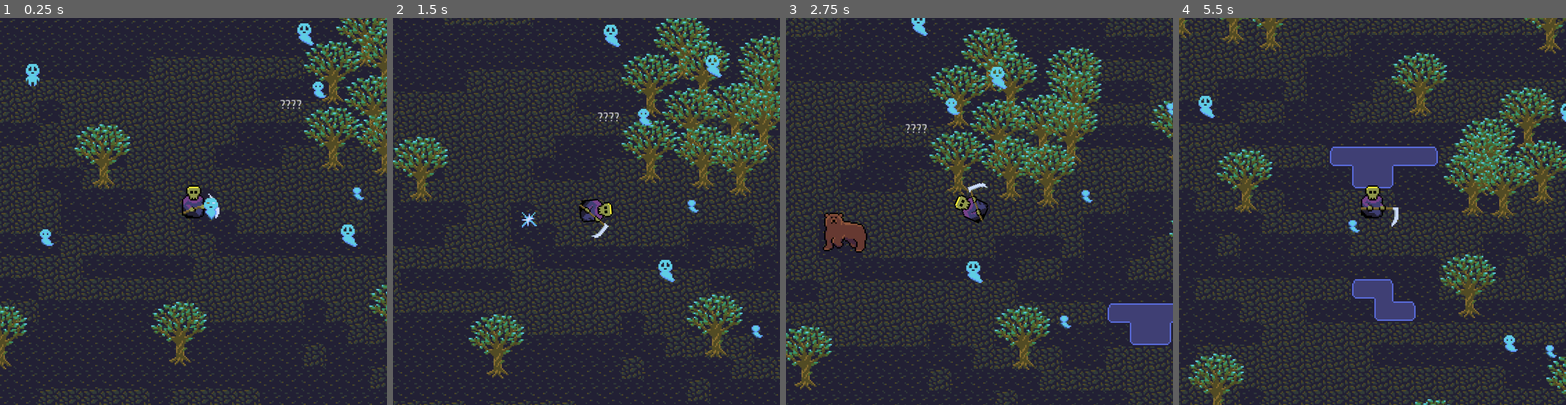
Above: before the commit, frames 1-4 (left to right).
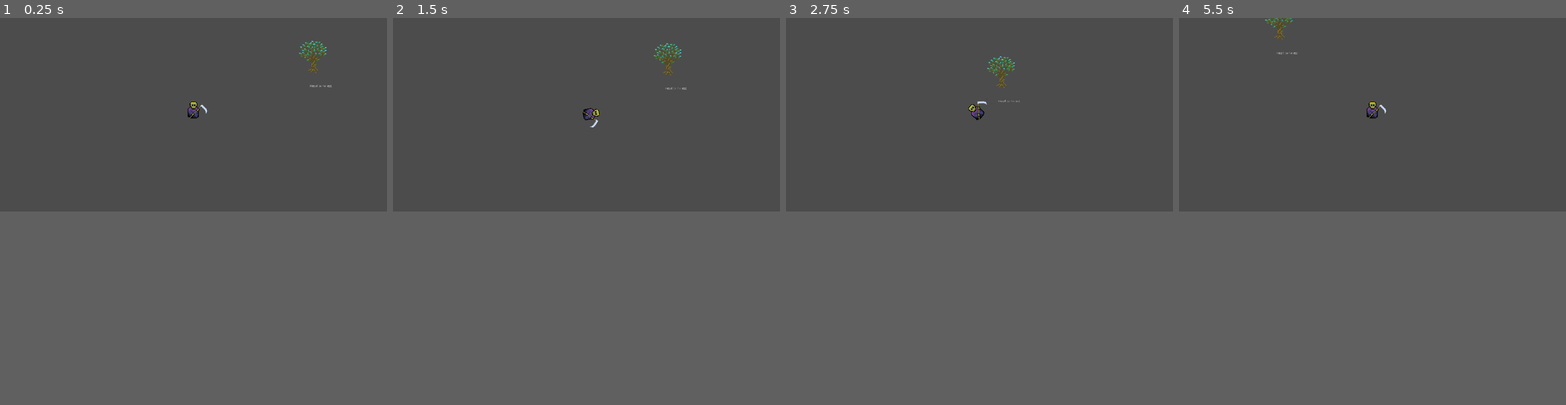
Above: after the commit, the same moments.

Repository: Tinsuit/GrimHarvester
Game: Godot game, scene res://World.tscn
Same seed, same stepped clock (60 frames per second), same inputs: the game is played once before the commit and once after it. Before the commit the project starts from res://Forest.tscn.
Inputs (mouse positions are in pixels of both pictures, inside the frame that each line leads up to):
- Up to frame 1 (0.25 s): no input
- Up to frame 2 (1.5 s): move the mouse to (671, 192) at 0.52 s; click (671, 192) at 0.67 s; drag from (509, 230) to (756, 339) at 1.27 s
- Up to frame 3 (2.75 s): move the mouse to (1018, 126) at 2.02 s; click (1018, 126) at 2.17 s
- Up to frame 4 (5.5 s): drag from (1353, 288) to (1457, 319) at 2.77 s; move the mouse to (1488, 269) at 3.52 s; click (1488, 269) at 3.67 s; drag from (1256, 153) to (1411, 254) at 4.27 s; move the mouse to (1391, 211) at 5.02 s; click (1391, 211) at 5.17 s
The window is 800x800 before the commit and 800x400 after it. Grey fills any space a smaller window leaves; there, only what the larger window draws over its background counts as a difference.

The runs differ from the first frame. In frame 1, 61% of the frame differs, in the area x 0-100%, y 0-100%; in frame 2, 62%; in frame 3, 64%; in frame 4, 64%.

Commit message:
worldmap

Diff:
--- a/project/Forest.tscn
+++ b/project/Forest.tscn
@@ -1,18 +1,15 @@
-[gd_scene load_steps=24 format=2]
-
-[ext_resource path="res://scripts/PlayerGrim.gd" type="Script" id=1]
-[ext_resource path="res://Tree.tscn" type="PackedScene" id=2]
+[gd_scene load_steps=13 format=2]
+
+[ext_resource path="res://scenes/PlayerGrim.tscn" type="PackedScene" id=1]
+[ext_resource path="res://scenes/Tree.tscn" type="PackedScene" id=2]
 [ext_resource path="res://scripts/Forest.gd" type="Script" id=3]
 [ext_resource path="res://textures/ground3x.png" type="Texture" id=4]
 [ext_resource path="res://textures/ground-leaves3x.png" type="Texture" id=5]
 [ext_resource path="res://scripts/Talky.gd" type="Script" id=6]
-[ext_resource path="res://textures/grim-animated-Sheet3x.png" type="Texture" id=7]
 [ext_resource path="res://textures/spirits3x.png" type="Texture" id=8]
 [ext_resource path="res://textures/water tilemap 3x.png" type="Texture" id=9]
 [ext_resource path="res://textures/bear-Sheet3x.png" type="Texture" id=10]
 [ext_resource path="res://textures/squirrel3x.png" type="Texture" id=11]
-[ext_resource path="res://textures/grim-happy3x.png" type="Texture" id=12]
-[ext_resource path="res://textures/grim-hurt-Sheet3x.png" type="Texture" id=13]
 
 [sub_resource type="TileSet" id=9]
 0/name = "ground3x.png 0"
@@ -67,58 +64,6 @@
 2/shapes = [  ]
 2/z_index = 0
 
-[sub_resource type="AtlasTexture" id=11]
-flags = 4
-atlas = ExtResource( 7 )
-region = Rect2( 96, 0, 96, 96 )
-
-[sub_resource type="AtlasTexture" id=12]
-flags = 4
-atlas = ExtResource( 7 )
-region = Rect2( 192, 0, 96, 96 )
-
-[sub_resource type="AtlasTexture" id=13]
-flags = 4
-atlas = ExtResource( 7 )
-region = Rect2( 0, 0, 96, 96 )
-
-[sub_resource type="AtlasTexture" id=15]
-flags = 4
-atlas = ExtResource( 12 )
-region = Rect2( 0, 0, 108, 96 )
-
-[sub_resource type="AtlasTexture" id=16]
-flags = 4
-atlas = ExtResource( 13 )
-region = Rect2( 0, 0, 96, 96 )
-
-[sub_resource type="AtlasTexture" id=17]
-flags = 4
-atlas = ExtResource( 13 )
-region = Rect2( 96, 0, 96, 96 )
-
-[sub_resource type="SpriteFrames" id=8]
-animations = [ {
-"frames": [ SubResource( 11 ), SubResource( 12 ), SubResource( 13 ) ],
-"loop": false,
-"name": "default",
-"speed": 5.0
-}, {
-"frames": [ SubResource( 15 ) ],
-"loop": true,
-"name": "happy",
-"speed": 5.0
-}, {
-"frames": [ SubResource( 16 ), SubResource( 17 ) ],
-"loop": true,
-"name": "hurt",
-"speed": 5.0
-} ]
-
-[sub_resource type="CapsuleShape2D" id=4]
-radius = 24.0
-height = 24.0
-
 [sub_resource type="CircleShape2D" id=14]
 radius = 191.003
 
@@ -136,27 +81,7 @@
 
 [node name="Trees" type="YSort" parent="."]
 
-[node name="PlayerGrim" type="KinematicBody2D" parent="Trees"]
-script = ExtResource( 1 )
-
-[node name="AnimatedSprite" type="AnimatedSprite" parent="Trees/PlayerGrim"]
-position = Vector2( -25, -57 )
-frames = SubResource( 8 )
-centered = false
-
-[node name="CollisionShape2D" type="CollisionShape2D" parent="Trees/PlayerGrim"]
-position = Vector2( 0, -20 )
-shape = SubResource( 4 )
-
-[node name="Camera2D" type="Camera2D" parent="Trees/PlayerGrim"]
-current = true
-
-[node name="Poison" type="Timer" parent="Trees/PlayerGrim"]
-wait_time = 2.0
-one_shot = true
-
-[node name="Touch" type="Timer" parent="Trees/PlayerGrim"]
-wait_time = 0.5
+[node name="PlayerGrim" parent="Trees" instance=ExtResource( 1 )]
 
 [node name="Tree" parent="Trees" instance=ExtResource( 2 )]
 position = Vector2( -195, -61 )
@@ -621,7 +546,6 @@
 [node name="Position2D" type="Position2D" parent="."]
 position = Vector2( -26, 1448 )
 
-[connection signal="timeout" from="Trees/PlayerGrim/Poison" to="Trees/PlayerGrim" method="_on_Poison_timeout"]
 [connection signal="body_entered" from="Talky/Area2D" to="Talky" method="_on_Area2D_body_entered"]
 [connection signal="body_exited" from="Talky/Area2D" to="Talky" method="_on_Area2D_body_exited"]
 [connection signal="body_entered" from="Talky3/Area2D" to="Talky3" method="_on_Area2D_body_entered"]
--- /dev/null
+++ b/project/World.gd
@@ -0,0 +1,20 @@
+extends Node2D
+
+
+var Forest = preload("res://Forest.tscn")
+
+
+# Called when the node enters the scene tree for the first time.
+func _ready():
+	pass # Replace with function body.
+
+
+# Called every frame. 'delta' is the elapsed time since the previous frame.
+#func _process(delta):
+#	pass
+
+
+func _on_Forest_body_entered(body):
+	if body.name == "PlayerGrim":
+		print("entered")
+		get_tree().change_scene_to(Forest)
--- /dev/null
+++ b/project/World.tscn
@@ -0,0 +1,31 @@
+[gd_scene load_steps=5 format=2]
+
+[ext_resource path="res://scenes/PlayerGrim.tscn" type="PackedScene" id=1]
+[ext_resource path="res://World.gd" type="Script" id=2]
+[ext_resource path="res://scenes/Tree.tscn" type="PackedScene" id=3]
+
+[sub_resource type="CircleShape2D" id=1]
+radius = 62.1289
+
+[node name="World" type="Node2D"]
+script = ExtResource( 2 )
+
+[node name="PlayerGrim" parent="." instance=ExtResource( 1 )]
+position = Vector2( 843, 424 )
+
+[node name="Tree" parent="." instance=ExtResource( 3 )]
+position = Vector2( 1364, 232 )
+
+[node name="Label" type="Label" parent="Tree"]
+margin_left = -15.0
+margin_top = 61.0
+margin_right = 25.0
+margin_bottom = 75.0
+text = "Head to Forest"
+
+[node name="Forest" type="Area2D" parent="Tree"]
+
+[node name="CollisionShape2D" type="CollisionShape2D" parent="Tree/Forest"]
+shape = SubResource( 1 )
+
+[connection signal="body_entered" from="Tree/Forest" to="." method="_on_Forest_body_entered"]
--- a/project/project.godot
+++ b/project/project.godot
@@ -11,12 +11,12 @@
 [application]
 
 config/name="GrimHarvester"
-run/main_scene="res://Forest.tscn"
+run/main_scene="res://World.tscn"
 config/icon="res://textures/icon.png"
 
 [display]
 
-window/size/width=840
+window/size/width=1680
 window/size/height=840
 window/stretch/mode="2d"
 window/stretch/aspect="expand"
--- a/project/Animal.tscn
+++ b/project/scenes/Animal.tscn
@@ -1,30 +1,30 @@
 [gd_scene load_steps=28 format=2]
 
-[ext_resource path="res://textures/sparkles-Sheet3x.png" type="Texture" id=1]
+[ext_resource path="res://scripts/Animal.gd" type="Script" id=1]
 [ext_resource path="res://textures/sprit-reaped-Sheet3x.png" type="Texture" id=2]
 [ext_resource path="res://textures/squirrel3x.png" type="Texture" id=3]
-[ext_resource path="res://scripts/Animal.gd" type="Script" id=4]
-[ext_resource path="res://textures/bear-Sheet3x.png" type="Texture" id=5]
-[ext_resource path="res://textures/squirrel-running-Sheet3x.png" type="Texture" id=6]
+[ext_resource path="res://textures/sparkles-Sheet3x.png" type="Texture" id=4]
+[ext_resource path="res://textures/squirrel-running-Sheet3x.png" type="Texture" id=5]
+[ext_resource path="res://textures/bear-Sheet3x.png" type="Texture" id=6]
 
 [sub_resource type="AtlasTexture" id=15]
 flags = 4
-atlas = ExtResource( 5 )
+atlas = ExtResource( 6 )
 region = Rect2( 0, 0, 96, 96 )
 
 [sub_resource type="AtlasTexture" id=16]
 flags = 4
-atlas = ExtResource( 5 )
+atlas = ExtResource( 6 )
 region = Rect2( 96, 0, 96, 96 )
 
 [sub_resource type="AtlasTexture" id=17]
 flags = 4
-atlas = ExtResource( 5 )
+atlas = ExtResource( 6 )
 region = Rect2( 192, 0, 96, 96 )
 
 [sub_resource type="AtlasTexture" id=18]
 flags = 4
-atlas = ExtResource( 5 )
+atlas = ExtResource( 6 )
 region = Rect2( 288, 0, 96, 96 )
 
 [sub_resource type="AtlasTexture" id=1]
--- /dev/null
+++ b/project/scenes/PlayerGrim.tscn
@@ -0,0 +1,82 @@
+[gd_scene load_steps=13 format=2]
+
+[ext_resource path="res://textures/grim-hurt-Sheet3x.png" type="Texture" id=1]
+[ext_resource path="res://textures/grim-animated-Sheet3x.png" type="Texture" id=2]
+[ext_resource path="res://textures/grim-happy3x.png" type="Texture" id=3]
+[ext_resource path="res://scripts/PlayerGrim.gd" type="Script" id=4]
+
+[sub_resource type="AtlasTexture" id=11]
+flags = 4
+atlas = ExtResource( 2 )
+region = Rect2( 96, 0, 96, 96 )
+
+[sub_resource type="AtlasTexture" id=12]
+flags = 4
+atlas = ExtResource( 2 )
+region = Rect2( 192, 0, 96, 96 )
+
+[sub_resource type="AtlasTexture" id=13]
+flags = 4
+atlas = ExtResource( 2 )
+region = Rect2( 0, 0, 96, 96 )
+
+[sub_resource type="AtlasTexture" id=15]
+flags = 4
+atlas = ExtResource( 3 )
+region = Rect2( 0, 0, 108, 96 )
+
+[sub_resource type="AtlasTexture" id=16]
+flags = 4
+atlas = ExtResource( 1 )
+region = Rect2( 0, 0, 96, 96 )
+
+[sub_resource type="AtlasTexture" id=17]
+flags = 4
+atlas = ExtResource( 1 )
+region = Rect2( 96, 0, 96, 96 )
+
+[sub_resource type="SpriteFrames" id=8]
+animations = [ {
+"frames": [ SubResource( 11 ), SubResource( 12 ), SubResource( 13 ) ],
+"loop": false,
+"name": "default",
+"speed": 5.0
+}, {
+"frames": [ SubResource( 15 ) ],
+"loop": true,
+"name": "happy",
+"speed": 5.0
+}, {
+"frames": [ SubResource( 16 ), SubResource( 17 ) ],
+"loop": true,
+"name": "hurt",
+"speed": 5.0
+} ]
+
+[sub_resource type="CapsuleShape2D" id=4]
+radius = 24.0
+height = 24.0
+
+[node name="PlayerGrim" type="KinematicBody2D"]
+script = ExtResource( 4 )
+
+[node name="AnimatedSprite" type="AnimatedSprite" parent="."]
+position = Vector2( -25, -57 )
+frames = SubResource( 8 )
+centered = false
+
+[node name="CollisionShape2D" type="CollisionShape2D" parent="."]
+position = Vector2( 0, -20 )
+shape = SubResource( 4 )
+
+[node name="Camera2D" type="Camera2D" parent="."]
+current = true
+
+[node name="Poison" type="Timer" parent="."]
+wait_time = 2.0
+one_shot = true
+
+[node name="Touch" type="Timer" parent="."]
+wait_time = 0.5
+
+[connection signal="timeout" from="Poison" to="." method="_on_Poison_timeout"]
--- a/project/scripts/Forest.gd
+++ b/project/scripts/Forest.gd
@@ -1,7 +1,7 @@
 extends Node2D
 
-var Animal = preload("res://Animal.tscn")
-var Spirit = preload("res://Spirit.tscn")
+var Animal = preload("res://scenes/Animal.tscn")
+var Spirit = preload("res://scenes/Spirit.tscn")
 
 var spirits = []
 const TOTAL = 75
--- a/project/scripts/PlayerGrim.gd
+++ b/project/scripts/PlayerGrim.gd
@@ -24,17 +24,16 @@
 		if collision != null || position.distance_to(target) < 4:
 			reset()
 
-func _unhandled_input(event):
+func _unhandled_input(event:InputEvent):
 	if event is InputEventScreenDrag:
-		var drag:InputEventScreenDrag = event
 		target = (global_position - (get_viewport_rect().size / 2)) + event.position
 		look_at(target)
+
 	elif event is InputEventScreenTouch:
-		var touch: InputEventScreenTouch = event
-		print("touch: " + str(touch))
-		target = (global_position - (get_viewport_rect().size / 2)) + touch.position
+		print("touch: " + str(event))
+		target = (global_position - (get_viewport_rect().size / 2)) + event.position
 		look_at(target)
-		if touch.pressed == true:
+		if event.pressed == true:
 			$Touch.start()
 			running = false
 		else:
Not shown: 3 places in project/scenes/Animal.tscn that only renumber resources
Renamed: project/Spirit.tscn -> project/scenes/Spirit.tscn
Renamed: project/Tree.tscn -> project/scenes/Tree.tscn
Not shown, changed: index.html
Not shown, changed: index.pck
